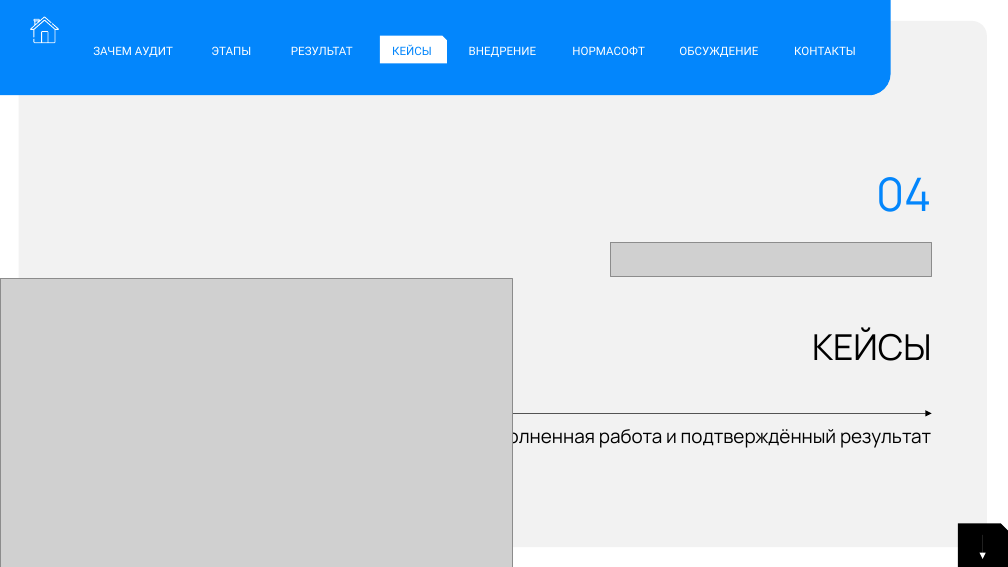
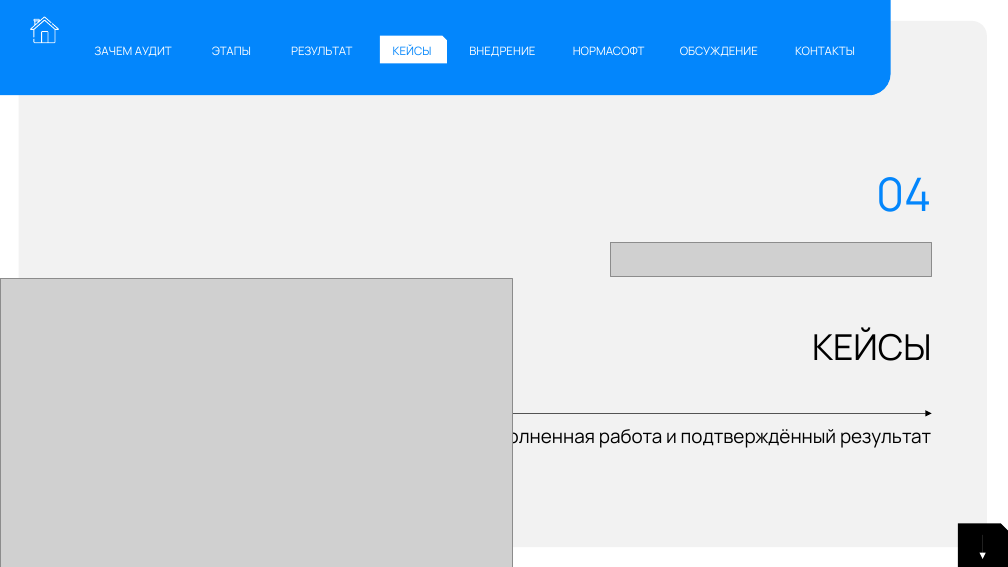
Before and after one commit to ivbor-24/fed_dis_calc, a slide deck: slide 19 of research/audit/Audit_IT_landshafta.pptx. Drawn at 1008x567 pixels with LibreOffice and Linux fonts; fonts in the diff are those of the drawing; grey boxes stand for pictures. Boxes give left, top, right and bottom in pixels: in the first picture for what was removed or moved away, otherwise in the second. Text is boxed around its words. In the diff, an @@ line names an element or a change of style, - is before the commit and + after.

```diff
--- a/research/audit/Audit_IT_landshafta.pptx
+++ b/research/audit/Audit_IT_landshafta.pptx
@@ font Roboto to Manrope in 8 elements at [94,46,172,57], [212,46,251,55], [291,46,352,55], [380,36,448,64], [469,46,535,57], [573,46,645,55], [680,46,758,57], [795,46,855,55] @@
```
Also in this commit, not shown: 29 other slides changed, 17 other files.
